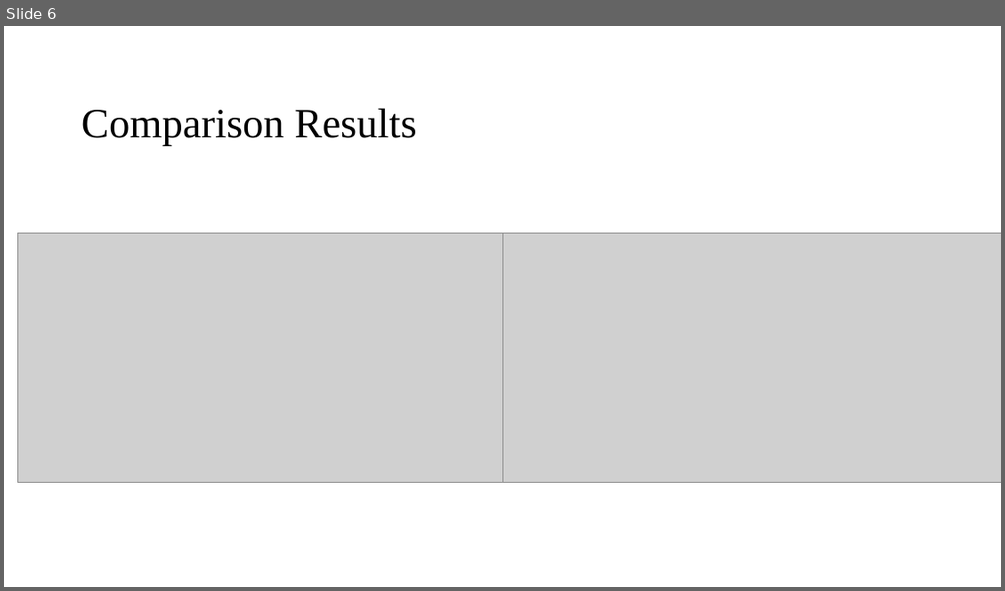
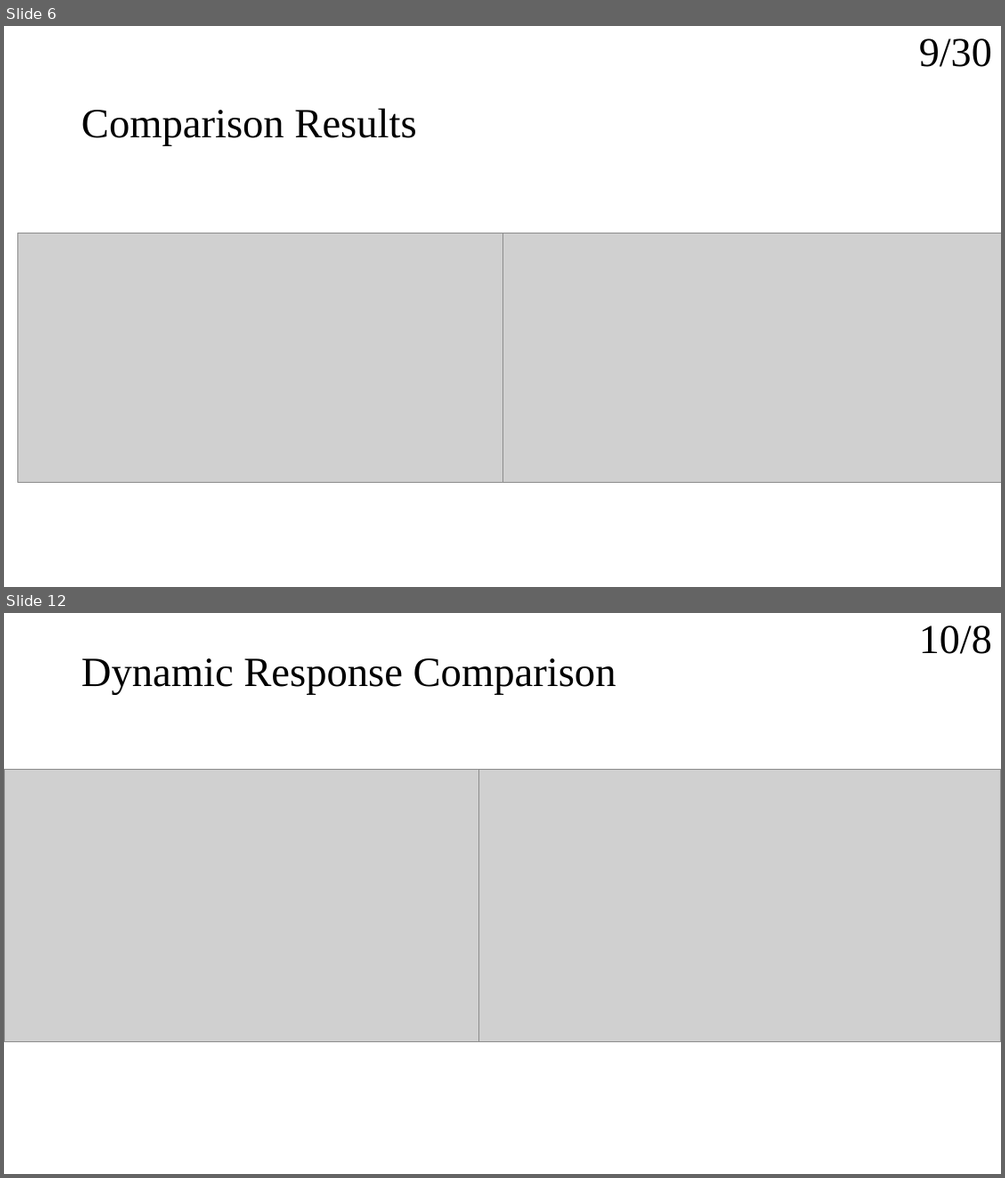
Before and after one commit to kevinfan100/Report-Note, a slide deck: Openloop_Cali.pptx. Shown one above the other, each under a label of ours: slide 6 before the commit, slides 6 and 12 after it; the slides between them are not shown. The pictures are 1005x591 and 1005x1178 pixels, drawn with LibreOffice and Linux fonts; fonts in the diff are those of the drawing; grey boxes stand for pictures. Boxes give left, top, right and bottom in pixels: in the first picture for what was removed or moved away, otherwise in the second. Text is boxed around its words. In the diff, an @@ line names an element or a change of style, - is before the commit and + after.

```diff
--- a/Openloop_Cali.pptx
+++ b/Openloop_Cali.pptx
@@ slide 12 added at [4,613,1001,1174], background #FFFFFF @@
@@ title added at [919,625,992,654], 39.6 pt, text #000000 @@
+10/8
@@ text added at [81,658,616,695], 40 pt, text #000000 @@
+Dynamic Response Comparison
@@ picture added at [4,770,526,1042] @@
@@ picture added at [478,770,1001,1042] @@
@@ slide 6 changed as well @@
@@ title added at [919,38,992,67], 39.6 pt, text #000000 @@
+9/30
```
Also in this commit, not shown: 4 other slides changed, 7 other slides added, 7 slides removed, 6 other files.
